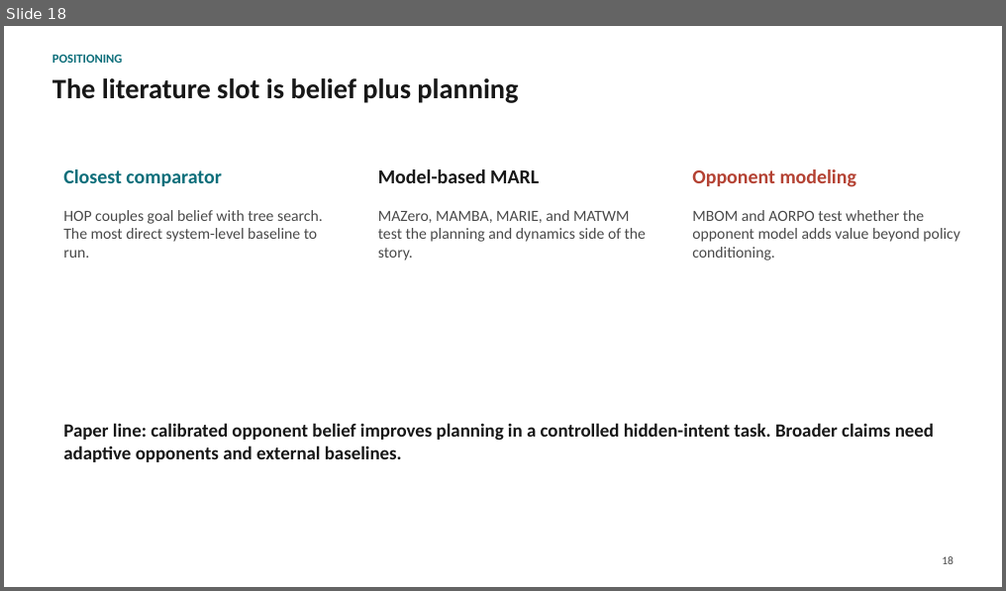
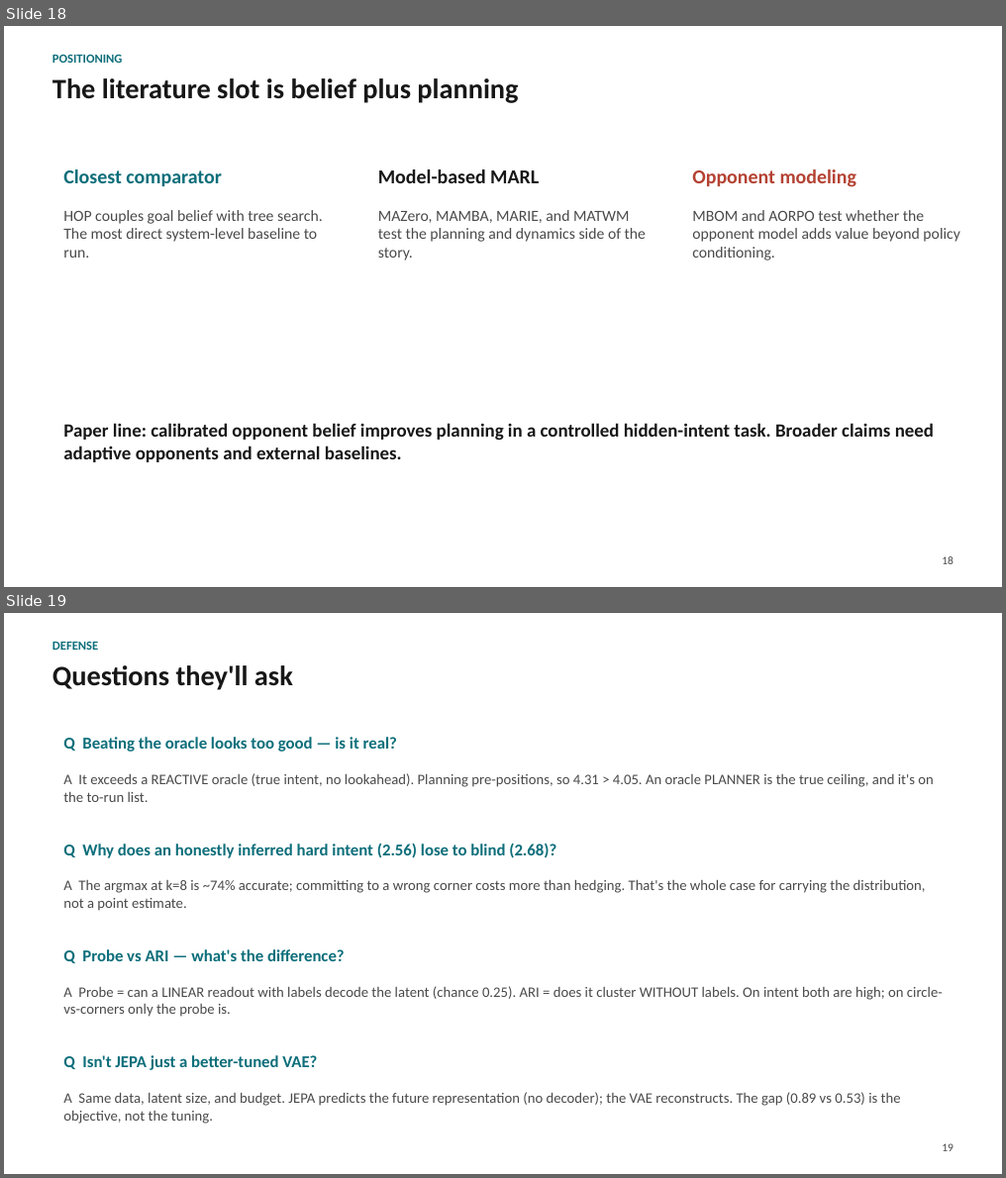
Before and after one commit to rlogger/marl-opp-aware, a slide deck: marl_opp_aware_results.pptx. Shown one above the other, each under a label of ours: slide 18 before the commit, slides 18 and 19 after it. The pictures are 1006x591 and 1006x1178 pixels, drawn with LibreOffice and Linux fonts; fonts in the diff are those of the drawing. Boxes give left, top, right and bottom in pixels: in the first picture for what was removed or moved away, otherwise in the second. Text is boxed around its words. In the diff, an @@ line names an element or a change of style, - is before the commit and + after.

Commit message:
deck: add anticipated-questions slides to defend every plot

```diff
--- a/marl_opp_aware_results.pptx
+++ b/marl_opp_aware_results.pptx
@@ slide 19 added at (x1=4, y1=613, x2=1002, y2=1174), background #FFFFFF @@
@@ text added at (x1=53, y1=642, x2=98, y2=650), 12 pt, text #0D6E7A, bold @@
+DEFENSE
@@ text added at (x1=53, y1=665, x2=293, y2=690), 27 pt, text #171717, bold @@
+Questions they'll ask
@@ text added at (x1=63, y1=737, x2=397, y2=752), 16 pt, text #0D6E7A, bold @@
+Q Beating the oracle looks too good — is it real?
@@ text added at (x1=63, y1=773, x2=933, y2=802), 14 pt, text #4A4A4A @@
+A It exceeds a REACTIVE oracle (true intent, no lookahead). Planning pre-positions, so 4.31 > 4.05. An oracle PLANNER is the true ceiling, and it's on the to-run list.
@@ text added at (x1=63, y1=843, x2=556, y2=859), 16 pt, text #0D6E7A, bold @@
+Q Why does an honestly inferred hard intent (2.56) lose to blind (2.68)?
@@ text added at (x1=63, y1=880, x2=926, y2=911), 14 pt, text #4A4A4A @@
+A The argmax at k=8 is ~74% accurate; committing to a wrong corner costs more than hedging. That's the whole case for carrying the distribution, not a point estimate.
@@ text added at (x1=63, y1=950, x2=345, y2=963), 16 pt, text #0D6E7A, bold @@
+Q Probe vs ARI — what's the difference?
@@ text added at (x1=63, y1=986, x2=943, y2=1017), 14 pt, text #4A4A4A @@
+A Probe = can a LINEAR readout with labels decode the latent (chance 0.25). ARI = does it cluster WITHOUT labels. On intent both are high; on circle-vs-corners only the probe is.
@@ text added at (x1=63, y1=1056, x2=317, y2=1070), 16 pt, text #0D6E7A, bold @@
+Q Isn't JEPA just a better-tuned VAE?
@@ text added at (x1=63, y1=1092, x2=901, y2=1124), 14 pt, text #4A4A4A @@
+A Same data, latent size, and budget. JEPA predicts the future representation (no decoder); the VAE reconstructs. The gap (0.89 vs 0.53) is the objective, not the tuning.
@@ text added at (x1=942, y1=1144, x2=953, y2=1152), 11 pt, text #4A4A4A @@
+19
```
Also in this commit, not shown: 1 slide changed, 1 other slide added, 1 other file.
